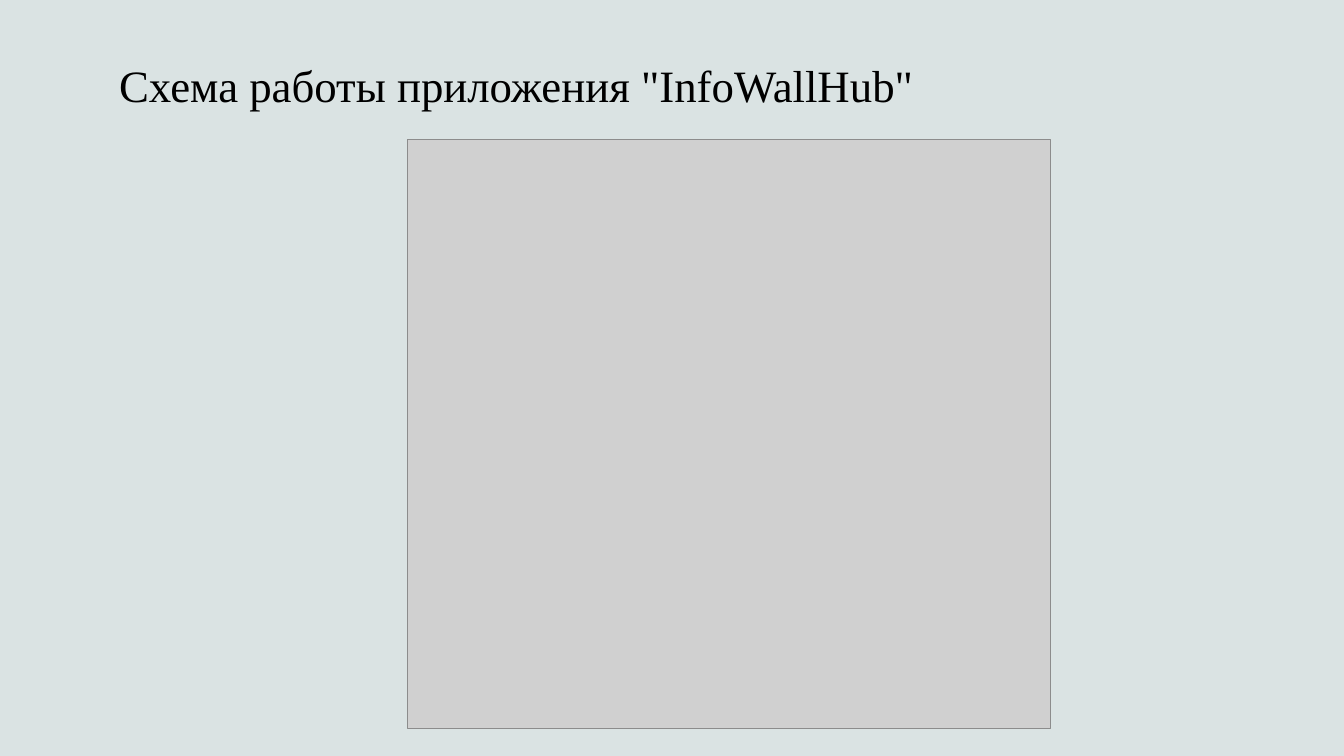
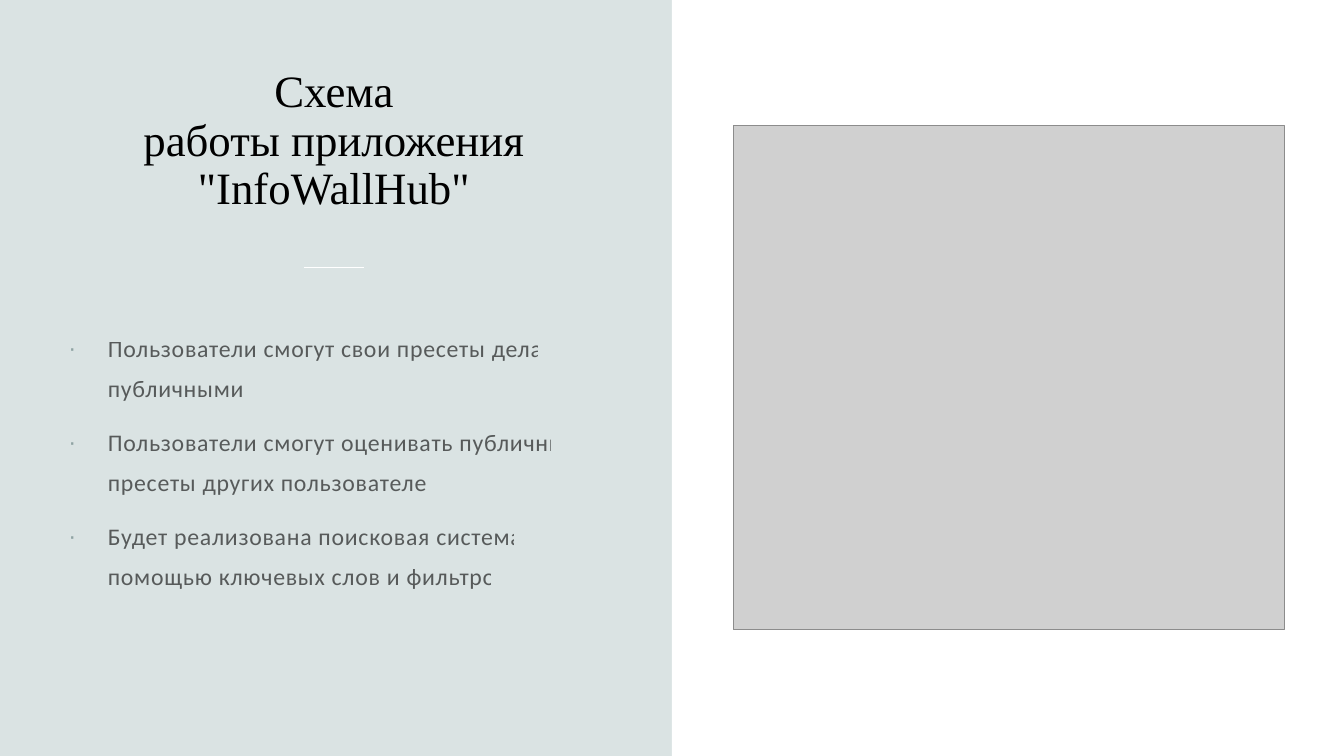
Before and after one commit to alexandrPushylo/InfoWallHub, a slide deck: slide 7 of Презентация/InfoWallHub Пушило Александр.pptx. Drawn at 1344x756 pixels with LibreOffice and Linux fonts; fonts in the diff are those of the drawing; grey boxes stand for pictures. Boxes give left, top, right and bottom in pixels: in the first picture for what was removed or moved away, otherwise in the second. Text is boxed around its words. In the diff, an @@ line names an element or a change of style, - is before the commit and + after.

Commit message:
little fix

```diff
--- a/Презентация/InfoWallHub Пушило Александр.pptx
+++ b/Презентация/InfoWallHub Пушило Александр.pptx
@@ rectangle added at (673,0,1344,756), fill #FFFFFF @@
@@ title "Схема работы приложения "InfoWallHub"": place and size @@
-title "Схема работы приложения "InfoWallHub"" at (119,70,913,111)
+title "Схема работы приложения "InfoWallHub"" at (143,77,524,205)
@@ title "Схема работы приложения "InfoWallHub"" at (143,77,524,205): alignment left to centre; line spacing 1 to 0.9 @@
@@ picture: place and size @@
-picture at (408,139,1051,728)
+picture at (733,126,1285,630)
@@ line added from (304, 268) to (364, 268), #FFFFFF 1 pt @@
@@ text added at (108,342,577,589), 17 pt, text #000000 at 60% opacity @@
+· Пользователи смогут свои пресеты делать публичными.
+· Пользователи смогут оценивать публичные пресеты других пользователей.
+· Будет реализована поисковая система с помощью ключевых слов и фильтров.
```
